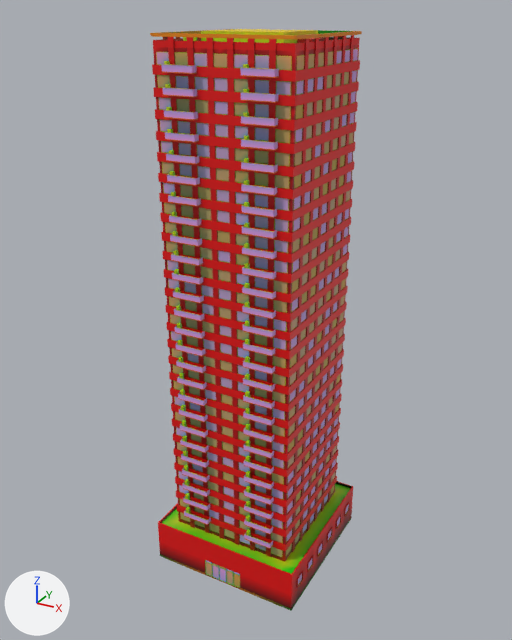
What one commit did to the glTF model apps/web/public/city/archetypes/highrise.glb.
The view is the same before and after, from a 50 mm camera at (57.4, -105.8, 103.2) aimed at (-0.7, -0.1, 50.3). Lighting does not change. The marker at lower left points along +X, +Y and +Z. The older version comes first. Objects named as collision shapes, trigger or cutter boxes, shadow casters or lower levels of detail are left out. Where no turn or scale is listed for an object, it has been applied to the vertices. Vertices at exactly the same position are counted once.

Names of what the first picture shows: 'highrise__tall__LOD0'.
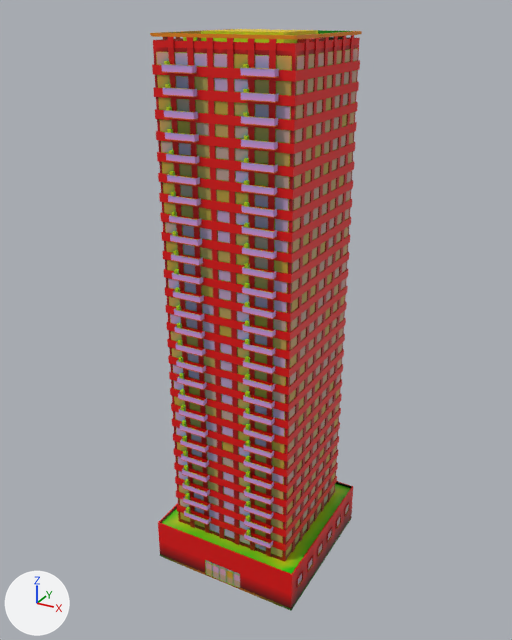
Pixel boxes (x1, y1, x2, y2) of what changed, in the pictures (512 x 640 px; the box of a moved part takes in the faces that stretch with it):
part 1 of me_highrise__tall__lod0, moved or reshaped
    both: (205, 560, 240, 588)
part 2 of me_highrise__tall__lod0, recoloured
    both: (155, 47, 360, 589)

Edits to the bpy script that builds the scene:
```text
Change me_highrise__tall__lod0:
    used by ob_highrise__tall__lod0; location = (0.0, 0.1, 50.0)
    remove me_highrise__tall__lod0.from_pydata(...)  # 12382 vertices, 11372 faces; spans x -15.2..15.2, y -15.1..15.1, z -50.0..50.0
    add me_highrise__tall__lod0.from_pydata(...)  # 12350 vertices, 11222 faces; spans x -15.2..15.2, y -15.1..15.1, z -50.0..50.0
    me_highrise__tall__lod0 part 1: 20 vertices moved within x -2.4..2.4, y -14.9, z -49.8..-46.2; 300 vertices removed from x -4.0..4.0, y -14.9, z -49.9..-46.1; 268 vertices added at x -3.9..3.9, y -14.9, z -49.8..-46.2
    me_highrise__tall__lod0 part 2: 5240 kept faces spanning x -15.2..15.2, y -15.1..15.1, z -50.0..50.0 get new vertex colours
```
